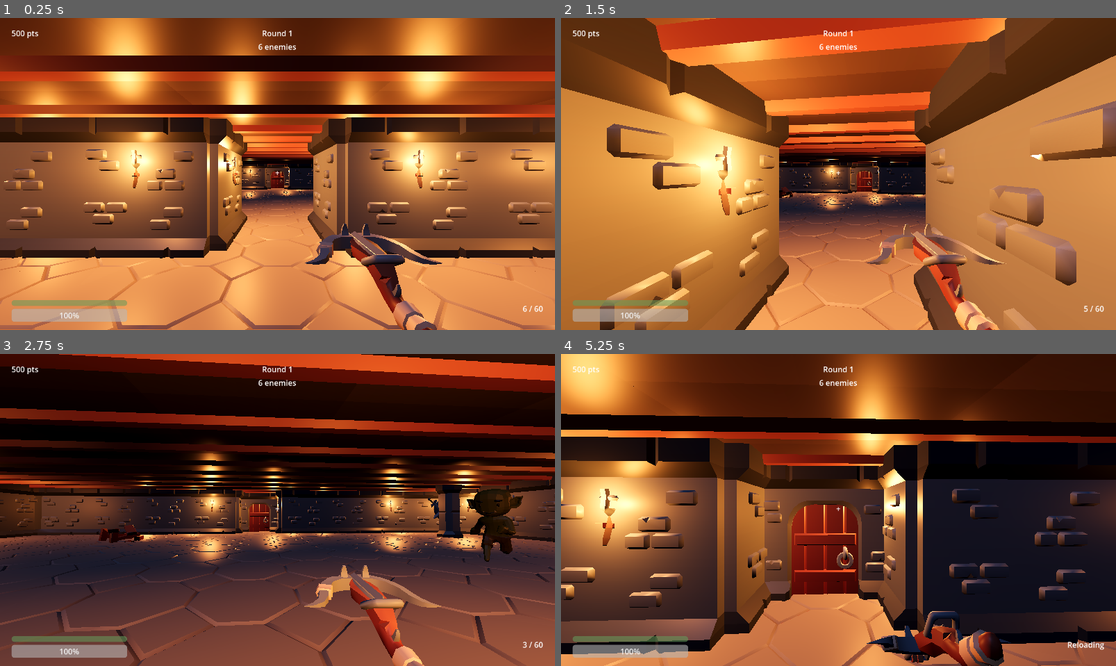
Above: before the commit, frames 1-4 (two rows, left to right).
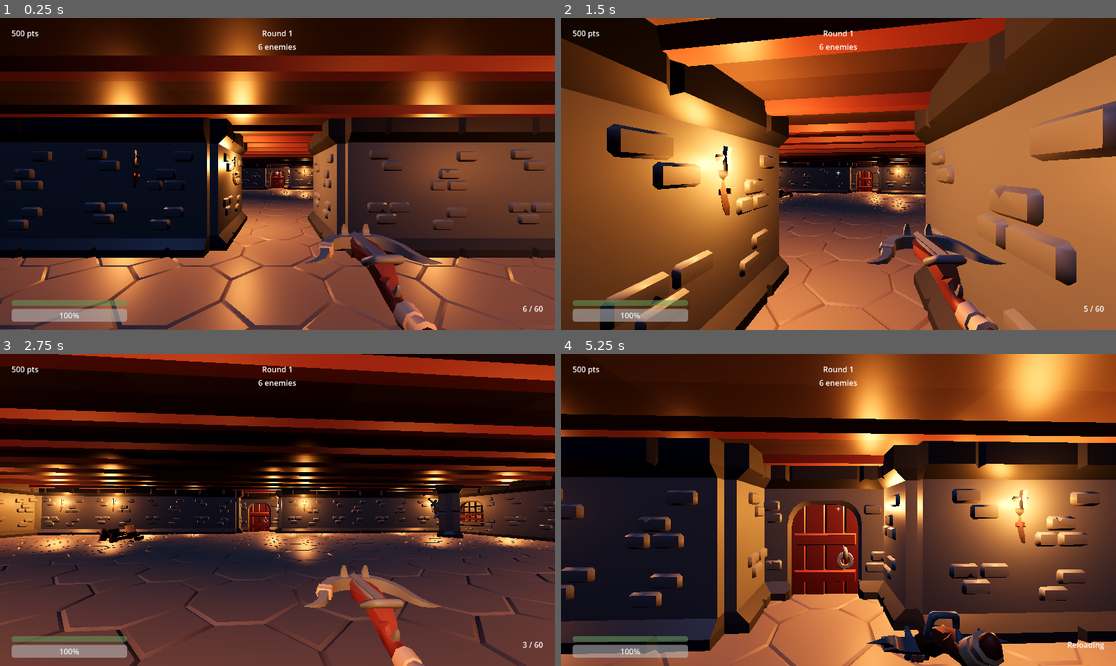
Above: after the commit, the same moments.

Repository: ariesyous/projectbluebean
Game: Godot game, scene res://scenes/world/Arena.tscn
The game is run twice, just before and just after one commit, with the same random seed, the same clock (stepped at 60 frames per second) and the same inputs.
Inputs (mouse positions are in pixels of both pictures, inside the frame that each line leads up to):
- Up to frame 1 (0.25 s): no input
- Up to frame 2 (1.5 s): tap Enter at 0.5 s; move the mouse to (866, 174) at 0.52 s; press the mouse at (866, 174) at 0.53 s; hold W (move_forward) from 0.53 s (still down); tap Space (jump) at 0.77 s; tap F (interact) at 0.8, 1.35 s; move the mouse to (810, 174) at 1.27 s; release the mouse at (810, 174) at 1.28 s
- Up to frame 3 (2.75 s): keep holding W (move_forward); tap Space (jump) at 1.52 s; click (249, 510) at 1.55 s; move the mouse to (288, 503) at 2.02 s; press the mouse at (288, 503) at 2.03 s; tap F (interact) at 2.3 s
- Up to frame 4 (5.25 s): keep holding W (move_forward); move the mouse to (832, 516) at 2.77 s; release the mouse at (832, 516) at 2.78 s; tap F (interact) at 2.85, 3.8 s; tap Space (jump) at 3.02, 3.77, 4.52 s; click (832, 516) at 3.05 s; move the mouse to (877, 513) at 3.52 s; hold V (melee) 3.53-4.28 s; tap R (reload) at 4.15 s; move the mouse to (794, 506) at 4.27 s; tap Shift (sprint) at 4.35 s; click (794, 506) at 4.55 s; move the mouse to (844, 510) at 5.02 s; hold 1 (weapon_1) from 5.03 s (still down); click (844, 510) at 5.17 s

The runs differ from the first frame. In frame 1, 90% of the frame differs, in the area x 0-100%, y 0-100%; in frame 2, 59%; in frame 3, 42%; in frame 4, 70%.

Commit message:
M8 barricades and M9 axe rework

Diff:
--- a/projectbluebean/resources/weapons/axe.tres
+++ b/projectbluebean/resources/weapons/axe.tres
@@ -10,14 +10,14 @@
 fire_sound = ExtResource("3_athrow")
 reload_sound = ExtResource("4_rld")
 display_name = "Throwing Axe"
-damage = 65.0
-fire_rate = 1.5
+damage = 160.0
+fire_rate = 0.65
 mag_size = 1
-reserve_ammo = 10
-reload_time = 0.8
+reserve_ammo = 9
+reload_time = 2.25
 max_range = 100.0
 automatic = false
 projectile = true
 projectile_scene = ExtResource("2_axeproj")
-projectile_speed = 22.0
+projectile_speed = 24.0
 muzzle_color = Color(0.8, 0.8, 0.8, 1)
--- a/projectbluebean/scenes/weapons/Axe.tscn
+++ b/projectbluebean/scenes/weapons/Axe.tscn
@@ -1,10 +1,10 @@
-[gd_scene load_steps=3 format=3]
+[gd_scene format=3 uid="uid://bxtfsgvubd0cv"]
 
-[ext_resource type="Script" path="res://scripts/weapons/axe.gd" id="1_axe"]
-[ext_resource type="PackedScene" path="res://assets/weapons/kaykit/axe_1handed.gltf" id="2_axe"]
+[ext_resource type="Script" uid="uid://c4cmdxuya071h" path="res://scripts/weapons/axe.gd" id="1_axe"]
+[ext_resource type="PackedScene" uid="uid://cmwjdnao6x2ib" path="res://assets/weapons/kaykit/axe_1handed.gltf" id="2_axe"]
 
-[node name="Axe" type="Node3D"]
+[node name="Axe" type="Node3D" unique_id=595259601]
 script = ExtResource("1_axe")
 
-[node name="Model" parent="." instance=ExtResource("2_axe")]
-transform = Transform3D(0.3, 0, 0, 0, 0, -0.3, 0, 0.3, 0, 0, -0.05, -0.15)
+[node name="Model" parent="." unique_id=1874333613 instance=ExtResource("2_axe")]
+transform = Transform3D(0.30945778, 0.1129609, 0.084117346, -0.116585255, 0.31938672, 0, -0.07901754, -0.028843654, 0.32943022, 0.1, -0.22, -0.34)
--- a/projectbluebean/scripts/enemies/orc.gd
+++ b/projectbluebean/scripts/enemies/orc.gd
@@ -5,18 +5,22 @@
 
 const PUNCH_LEN := 0.75
 const DEATH_LEN := 2.0
+const BARRICADE_COLLISION_LAYER := 16
 
 @export var max_health: float = 100.0
 @export var move_speed: float = 3.2
 @export var attack_damage: float = 15.0
 @export var attack_range: float = 1.9
 @export var attack_cooldown: float = 1.2
+@export var barricade_attack_range: float = 1.65
+@export var barricade_attack_cooldown: float = 1.45
 @export var point_reward: int = 60
 @export var blood_color: Color = Color(0.42, 0.025, 0.015, 1.0)
 
 var health: float
 var _attack_timer: float = 0.0
 var _player: Node3D = null
+var _barricade_target: Node = null
 var _dead: bool = false
 var _current_anim: String = ""
 
@@ -26,6 +30,7 @@
 
 func _ready() -> void:
 	add_to_group("orc")
+	collision_mask |= BARRICADE_COLLISION_LAYER
 	health = max_health
 	nav_agent.path_desired_distance = 0.5
 	nav_agent.target_desired_distance = attack_range * 0.75
@@ -39,6 +44,9 @@
 func _acquire_player() -> void:
 	_player = get_tree().get_first_node_in_group("player")
 
+func assign_barricade(barricade: Node) -> void:
+	_barricade_target = barricade
+
 ## Switch looping/idle animation, ignoring repeat calls for the same clip.
 func _play(anim: String) -> void:
 	if _current_anim == anim:
@@ -66,6 +74,12 @@
 
 	if not is_on_floor():
 		velocity += get_gravity() * delta
+
+	if _barricade_target != null and is_instance_valid(_barricade_target):
+		if _barricade_target.has_method("is_broken") and not _barricade_target.is_broken():
+			_update_barricade_attack()
+			return
+		_barricade_target = null
 
 	nav_agent.target_position = _player.global_position
 	var dist := global_position.distance_to(_player.global_position)
@@ -89,6 +103,38 @@
 
 	move_and_slide()
 
+func _update_barricade_attack() -> void:
+	var target_pos := global_position
+	if _barricade_target.has_method("get_orc_attack_position"):
+		target_pos = _barricade_target.get_orc_attack_position()
+	nav_agent.target_position = target_pos
+	var dist := global_position.distance_to(target_pos)
+	if dist <= barricade_attack_range:
+		velocity.x = move_toward(velocity.x, 0.0, move_speed)
+		velocity.z = move_toward(velocity.z, 0.0, move_speed)
+		_face_toward(_barricade_target.global_position)
+		if _attack_timer <= 0.0:
+			_attack_barricade()
+		elif _attack_timer < barricade_attack_cooldown - PUNCH_LEN:
+			_play("Idle")
+	else:
+		var next_point := nav_agent.get_next_path_position()
+		var dir := next_point - global_position
+		dir.y = 0.0
+		dir = dir.normalized()
+		velocity.x = dir.x * move_speed
+		velocity.z = dir.z * move_speed
+		_face_toward(next_point)
+		_play("Run")
+	move_and_slide()
+
+func _attack_barricade() -> void:
+	_attack_timer = barricade_attack_cooldown
+	_play_oneshot("Punch")
+	if _barricade_target != null and is_instance_valid(_barricade_target) \
+			and _barricade_target.has_method("damage_from_orc"):
+		_barricade_target.damage_from_orc(self)
+
 func _face_toward(target: Vector3) -> void:
 	var flat := Vector3(target.x - global_position.x, 0.0, target.z - global_position.z)
 	if flat.length() > 0.05:
--- /dev/null
+++ b/projectbluebean/scripts/interactables/barricade.gd
@@ -0,0 +1,225 @@
+extends Area3D
+class_name Barricade
+## Breakable + repairable window boards for M8 entry points. Orcs damage one
+## board per hit; players repair one board per interact for a small point reward.
+
+const ENTRY_FRAME_SCENE := preload("res://assets/dungeon/KayKit_DungeonRemastered_1.1_FREE/Assets/gltf/wall_archedwindow_gated.gltf")
+const PLAYER_ENTRY_BLOCKER_LAYER := 32
+
+@export var max_boards: int = 5
+@export var repair_reward: int = 10
+@export var repair_time: float = 0.75
+@export var board_width: float = 3.25
+@export var board_spacing: float = 0.32
+@export var board_start_height: float = 0.72
+@export var blocker_height: float = 2.35
+@export var blocker_depth: float = 0.36
+
+var label: String = "Barricade"
+var _intact_boards: int = 0
+var _repairing: bool = false
+var _repair_progress: float = 0.0
+var _boards: Array[MeshInstance3D] = []
+var _board_root: Node3D = null
+var _blocker_shape: CollisionShape3D = null
+var _player_blocker_shape: CollisionShape3D = null
+var _hit_audio: AudioStreamPlayer3D = null
+
+func _ready() -> void:
+	add_to_group("interactable")
+	add_to_group("barricade")
+	collision_layer = 8
+	collision_mask = 0
+	if _board_root == null:
+		_build_visuals()
+	_refresh_state()
+
+## The arena builder calls this after creating the node. `outside_dir` points
+## from the room through the opening toward the orc spawn alcove.
+func setup(entry_label: String, outside_dir: Vector2i) -> void:
+	label = entry_label
+	rotation.y = _yaw_for_dir(outside_dir)
+	_build_visuals()
+	_intact_boards = max_boards
+	_refresh_state()
+
+func get_prompt() -> String:
+	if _intact_boards >= max_boards:
+		return ""
+	if _repairing:
+		return "Repairing %s..." % label
+	return "Hold [F]  Repair %s   (+%d pts)" % [label, repair_reward]
+
+func uses_hold_interact() -> bool:
+	return true
+
+func hold_interact(_player: Node, delta: float) -> void:
+	if _intact_boards >= max_boards:
+		_cancel_repair()
+		return
+	if not _repairing:
+		_repairing = true
+		_repair_progress = 0.0
+		_play_hit_feedback(-0.035)
+	_repair_progress += delta
+	if _repair_progress >= repair_time:
+		_complete_repair_board()
+
+func cancel_hold_interact() -> void:
+	_cancel_repair()
+
+func get_interact_progress() -> float:
+	if not _repairing:
+		return 0.0
+	return clampf(_repair_progress / maxf(repair_time, 0.01), 0.0, 1.0)
+
+func interact(player: Node) -> void:
+	hold_interact(player, repair_time)
+
+func _complete_repair_board() -> void:
+	_repair_progress = 0.0
+	if not is_inside_tree() or _intact_boards >= max_boards:
+		_cancel_repair()
+		return
+	_intact_boards += 1
+	Economy.add_points(repair_reward)
+	_refresh_state()
+	_play_hit_feedback(-0.06)
+	if _intact_boards >= max_boards:
+		_repairing = false
+
+func _cancel_repair() -> void:
+	_repairing = false
+	_repair_progress = 0.0
+
+func is_broken() -> bool:
+	return _intact_boards <= 0
+
+func damage_from_orc(_orc: Node) -> void:
+	if _intact_boards <= 0:
+		return
+	_intact_boards -= 1
+	_refresh_state()
+	_play_hit_feedback(0.12)
+
+func get_orc_attack_position() -> Vector3:
+	return global_position + global_transform.basis.z * 1.15 + Vector3(0.0, 0.05, 0.0)
+
+func _build_visuals() -> void:
+	for child in get_children():
+		remove_child(child)
+		child.free()
+	_boards.clear()
+	_blocker_shape = null
+	_player_blocker_shape = null
+	_hit_audio = null
+
+	var area_shape := CollisionShape3D.new()
+	area_shape.name = "InteractShape"
+	var area_box := BoxShape3D.new()
+	area_box.size = Vector3(board_width + 0.55, blocker_height + 0.35, 1.35)
+	area_shape.shape = area_box
+	area_shape.position = Vector3(0.0, blocker_height * 0.5, 0.0)
+	add_child(area_shape)
+
+	var blocker := StaticBody3D.new()
+	blocker.name = "Blocker"
+	blocker.collision_layer = 16   # movement-only barricade layer; weapon rays ignore it
+	blocker.collision_mask = 0
+	add_child(blocker)
+	_blocker_shape = CollisionShape3D.new()
+	_blocker_shape.name = "BlockerShape"
+	var blocker_box := BoxShape3D.new()
+	blocker_box.size = Vector3(board_width, blocker_height, blocker_depth)
+	_blocker_shape.shape = blocker_box
+	_blocker_shape.position = Vector3(0.0, blocker_height * 0.5, 0.0)
+	blocker.add_child(_blocker_shape)
+
+	var player_blocker := StaticBody3D.new()
+	player_blocker.name = "PlayerEntryBlocker"
+	player_blocker.collision_layer = PLAYER_ENTRY_BLOCKER_LAYER
+	player_blocker.collision_mask = 0
+	add_child(player_blocker)
+	_player_blocker_shape = CollisionShape3D.new()
+	_player_blocker_shape.name = "PlayerEntryBlockerShape"
+	var player_blocker_box := BoxShape3D.new()
+	player_blocker_box.size = Vector3(board_width, blocker_height + 0.55, blocker_depth)
+	_player_blocker_shape.shape = player_blocker_box
+	_player_blocker_shape.position = Vector3(0.0, blocker_height * 0.5, 0.0)
+	player_blocker.add_child(_player_blocker_shape)
+
+	var entry_frame := ENTRY_FRAME_SCENE.instantiate() as Node3D
+	if entry_frame != null:
+		entry_frame.name = "EnemyEntryFrame"
+		add_child(entry_frame)
+		entry_frame.position = Vector3(0.0, 0.0, 0.08)
+		_disable_collision_nodes(entry_frame)
+
+	_board_root = Node3D.new()
+	_board_root.name = "Boards"
+	add_child(_board_root)
+	var mat := StandardMaterial3D.new()
+	mat.albedo_color = Color(0.45, 0.27, 0.13)
+	mat.roughness = 0.9
+	for i in range(max_boards):
+		var board := MeshInstance3D.new()
+		board.name = "Board%d" % (i + 1)
+		var mesh := BoxMesh.new()
+		mesh.size = Vector3(board_width, 0.18, 0.16)
+		mesh.material = mat
+		board.mesh = mesh
+		_board_root.add_child(board)
+		board.position = Vector3(0.0, board_start_height + float(i) * board_spacing, 0.0)
+		board.rotation.z = deg_to_rad(-7.0 + float(i % 3) * 7.0)
+		_boards.append(board)
+
+	_hit_audio = AudioStreamPlayer3D.new()
+	_hit_audio.name = "WoodHit"
+	_hit_audio.stream = load("res://assets/sounds/impact.wav")
+	_hit_audio.unit_size = 4.0
+	_hit_audio.volume_db = -4.0
+	add_child(_hit_audio)
+	_hit_audio.position = Vector3(0.0, 1.25, 0.0)
+
+func _disable_collision_nodes(root: Node) -> void:
+	var stack: Array = [root]
+	while not stack.is_empty():
+		var n: Node = stack.pop_back() as Node
+		if n == null:
+			continue
+		var body := n as CollisionObject3D
+		if body != null:
+			body.collision_layer = 0
+			body.collision_mask = 0
+		for child in n.get_children():
+			stack.push_back(child)
+
+func _refresh_state() -> void:
+	if _intact_boards <= 0:
+		_intact_boards = 0
+	if _intact_boards > max_boards:
+		_intact_boards = max_boards
+	for i in range(_boards.size()):
+		_boards[i].visible = i < _intact_boards
+	if _blocker_shape != null:
+		_blocker_shape.disabled = _intact_boards <= 0
+
+func _play_hit_feedback(z_offset: float) -> void:
+	if _hit_audio != null:
+		_hit_audio.pitch_scale = randf_range(0.82, 1.08)
+		_hit_audio.play()
+	if _board_root == null or not is_inside_tree():
+		return
+	_board_root.position = Vector3.ZERO
+	var tween := create_tween()
+	tween.tween_property(_board_root, "position", Vector3(0.0, 0.0, z_offset), 0.045)
+	tween.tween_property(_board_root, "position", Vector3.ZERO, 0.095)
+
+func _yaw_for_dir(dir: Vector2i) -> float:
+	if dir == Vector2i(1, 0):
+		return PI * 0.5
+	if dir == Vector2i(0, -1):
+		return PI
+	if dir == Vector2i(-1, 0):
+		return -PI * 0.5
+	return 0.0
--- a/projectbluebean/scripts/player/player.gd
+++ b/projectbluebean/scripts/player/player.gd
@@ -32,6 +32,8 @@
 const STAMINA_SPEED_MULT := 1.35       ## Stamin-Up: faster movement
 const SPEED_COLA_RELOAD_MULT := 0.5    ## Speed Cola: reload_time multiplier (<1 = faster)
 const DOUBLE_TAP_FIRE_MULT := 1.5      ## Double Tap: fire_rate multiplier (>1 = faster)
+const BARRICADE_COLLISION_LAYER := 16   ## movement blocker ignored by weapon rays
+const PLAYER_ENTRY_BLOCKER_LAYER := 32  ## keeps player out of enemy spawn alcoves
 
 signal health_changed(current: float, maximum: float)
 signal weapon_changed(weapon: Node)
@@ -68,6 +70,7 @@
 
 func _ready() -> void:
 	add_to_group("player")
+	collision_mask |= BARRICADE_COLLISION_LAYER | PLAYER_ENTRY_BLOCKER_LAYER
 	health = max_health
 	Input.mouse_mode = Input.MOUSE_MODE_CAPTURED
 	_register_starting_weapons()
@@ -225,7 +228,7 @@
 	move_and_slide()
 
 	_handle_weapon_input()
-	_update_interaction()
+	_update_interaction(delta)
 	_update_health_regen(delta)
 	_update_weapon_visuals(delta)
 
@@ -304,18 +307,32 @@
 			and Input.is_action_pressed("fire"):
 		_current_weapon.try_fire()
 
-func _update_interaction() -> void:
+func _update_interaction(delta: float) -> void:
 	var target = null
 	if interact_ray.is_colliding():
 		var collider = interact_ray.get_collider()
 		if collider and collider.is_in_group("interactable"):
 			target = collider
 	if target != _current_interactable:
+		_cancel_current_hold_interact()
 		_current_interactable = target
 		interact_target_changed.emit(target)
-	if _current_interactable != null and Input.is_action_just_pressed("interact"):
-		if _current_interactable.has_method("interact"):
-			_current_interactable.interact(self)
+	if _current_interactable == null:
+		return
+	var hold_target: bool = _current_interactable.has_method("uses_hold_interact") \
+		and _current_interactable.uses_hold_interact()
+	if hold_target:
+		if Input.is_action_pressed("interact") and _current_interactable.has_method("hold_interact"):
+			_current_interactable.hold_interact(self, delta)
+		elif _current_interactable.has_method("cancel_hold_interact"):
+			_current_interactable.cancel_hold_interact()
+	elif Input.is_action_just_pressed("interact") and _current_interactable.has_method("interact"):
+		_current_interactable.interact(self)
+
+func _cancel_current_hold_interact() -> void:
+	if _current_interactable != null and is_instance_valid(_current_interactable) \
+			and _current_interactable.has_method("cancel_hold_interact"):
+		_current_interactable.cancel_hold_interact()
 
 func _update_health_regen(delta: float) -> void:
 	_time_since_damage += delta
--- a/projectbluebean/scripts/systems/arena.gd
+++ b/projectbluebean/scripts/systems/arena.gd
@@ -4,6 +4,7 @@
 
 const ORC_SCENE := preload("res://scenes/enemies/Orc.tscn")
 const DungeonAmbience := preload("res://scripts/fx/dungeon_ambience.gd")
+const BarricadeScript := preload("res://scripts/interactables/barricade.gd")
 
 # Dungeon geometry: KayKit Dungeon Remastered, built on a 4-unit grid.
 const KIT := "res://assets/dungeon/KayKit_DungeonRemastered_1.1_FREE/Assets/gltf/"
@@ -27,6 +28,7 @@
 var _between_round_left: float = 0.0
 var _round_active: bool = false
 var _floor_cells: Dictionary = {}
+var _entry_points: Array = []
 var _prop_collision: StaticBody3D = null
 
 func _ready() -> void:
@@ -108,6 +110,7 @@
 	_build_corner_pillars(props)
 	_place_dungeon_props(props)
 	_decorate_buyable_door()
+	_create_barricade_entries()
 
 func _start_ambient_audio() -> void:
 	var ambience := DungeonAmbience.new()
@@ -205,6 +208,34 @@
 	# 2 units to stand on the floor. Default yaw spans x and blocks the z corridor.
 	model.position = Vector3(0.0, -2.0, 0.0)
 
+func _create_barricade_entries() -> void:
+	_entry_points.clear()
+	var root := Node3D.new()
+	root.name = "EntryPoints"
+	add_child(root)
+	_add_barricade_entry(root, "Start Window", Vector2i(0, 6), Vector2i(0, 1))
+	_add_barricade_entry(root, "East Breach", Vector2i(4, -2), Vector2i(1, 0))
+	_add_barricade_entry(root, "West Breach", Vector2i(-4, 2), Vector2i(-1, 0))
+
+func _add_barricade_entry(root: Node3D, entry_label: String, cell: Vector2i, dir: Vector2i) -> void:
+	var outside := Vector3(float(dir.x), 0.0, float(dir.y))
+	var pos := Vector3(
+		float(cell.x) * TILE + outside.x * TILE * 0.5,
+		0.0,
+		float(cell.y) * TILE + outside.z * TILE * 0.5
+	)
+	var barricade := BarricadeScript.new() as Barricade
+	if barricade == null:
+		return
+	barricade.name = entry_label.replace(" ", "")
+	root.add_child(barricade)
+	barricade.global_position = pos
+	barricade.setup(entry_label, dir)
+	_entry_points.append({
+		"barricade": barricade,
+		"spawn_position": pos + outside * (TILE * 0.5),
+	})
+
 ## Lift the dark dungeon a touch now that a ceiling encloses it, keeping the mood
 ## while making orc silhouettes readable during kiting.
 func _tune_environment() -> void:
@@ -302,7 +333,15 @@
 	_add_room(Rect2i(-4, -2, 9, 5))    # Room B (combat)
 	_floor_cells[Vector2i(0, 3)] = true     # corridor A <-> B
 	_floor_cells[Vector2i(0, -3)] = true    # buyable door into the vault loop
+	_add_barricade_alcoves()
 	_add_vault_loop()
+
+func _add_barricade_alcoves() -> void:
+	# One-cell entry alcoves behind repairable boards. They are part of the
+	# navmesh so orcs can route through naturally once the boards are broken.
+	_floor_cells[Vector2i(0, 7)] = true
+	_floor_cells[Vector2i(5, -2)] = true
+	_floor_cells[Vector2i(-5, 2)] = true
 
 func _add_vault_loop() -> void:
 	# A gated ring for late-round kiting. Only the centre top cell touches the
@@ -379,16 +418,28 @@
 func _spawn_orc() -> void:
 	if _alive_orcs() >= max_alive:
 		return
-	var points := spawn_points.get_children()
-	if points.is_empty():
-		return
-	var marker: Node3D = points[randi() % points.size()]
 	var orc: Node3D = ORC_SCENE.instantiate()
 	var round_index := float(GameState.current_round - 1)
 	orc.set("max_health", float(orc.get("max_health")) * (1.0 + health_scale_per_round * round_index))
 	orc.set("move_speed", float(orc.get("move_speed")) * (1.0 + speed_scale_per_round * round_index))
 	enemies.add_child(orc)
-	orc.global_position = marker.global_position
+
+	if not _entry_points.is_empty():
+		var entry: Dictionary = _entry_points[randi() % _entry_points.size()]
+		var spawn_position: Vector3 = entry.get("spawn_position", Vector3.ZERO)
+		var barricade: Node = entry.get("barricade", null) as Node
+		orc.global_position = spawn_position
+		if barricade != null and is_instance_valid(barricade) and barricade.has_method("is_broken") \
+				and not barricade.is_broken() and orc.has_method("assign_barricade"):
+			orc.assign_barricade(barricade)
+	else:
+		var points := spawn_points.get_children()
+		if points.is_empty():
+			orc.queue_free()
+			return
+		var marker: Node3D = points[randi() % points.size()]
+		orc.global_position = marker.global_position
+
 	_remaining_to_spawn -= 1
 	_update_round_status()
 
--- a/projectbluebean/scripts/ui/hud.gd
+++ b/projectbluebean/scripts/ui/hud.gd
@@ -21,11 +21,13 @@
 var _tracked_weapon: Node = null
 var _last_ammo := Vector2i.ZERO
 var _hit_marker_time: float = 0.0
+var _repair_progress_label: Label = null
 
 func _ready() -> void:
 	game_over.visible = false
 	prompt_label.visible = false
 	hit_marker.visible = false
+	_create_repair_progress_label()
 	Economy.points_changed.connect(_on_points_changed)
 	GameState.player_died.connect(_on_player_died)
 	GameState.round_changed.connect(_on_round_changed)
@@ -62,6 +64,47 @@
 		prompt_label.visible = text != ""
 	else:
 		prompt_label.visible = false
+	_update_repair_progress()
+
+func _create_repair_progress_label() -> void:
+	_repair_progress_label = Label.new()
+	_repair_progress_label.name = "RepairProgress"
+	_repair_progress_label.visible = false
+	_repair_progress_label.modulate = Color(0.95, 0.82, 0.45, 0.95)
+	_repair_progress_label.add_theme_font_size_override("font_size", 30)
+	_repair_progress_label.anchor_left = 0.5
+	_repair_progress_label.anchor_top = 0.5
+	_repair_progress_label.anchor_right = 0.5
+	_repair_progress_label.anchor_bottom = 0.5
+	_repair_progress_label.offset_left = -24.0
+	_repair_progress_label.offset_top = 102.0
+	_repair_progress_label.offset_right = 24.0
+	_repair_progress_label.offset_bottom = 142.0
+	_repair_progress_label.horizontal_alignment = HORIZONTAL_ALIGNMENT_CENTER
+	_repair_progress_label.vertical_alignment = VERTICAL_ALIGNMENT_CENTER
+	$Root.add_child(_repair_progress_label)
+
+func _update_repair_progress() -> void:
+	if _repair_progress_label == null:
+		return
+	if _target == null or not is_instance_valid(_target) or not _target.has_method("get_interact_progress"):
+		_repair_progress_label.visible = false
+		return
+	var progress: float = _target.get_interact_progress()
+	if progress <= 0.0:
+		_repair_progress_label.visible = false
+		return
+	_repair_progress_label.visible = true
+	if progress < 0.25:
+		_repair_progress_label.text = "○"
+	elif progress < 0.5:
+		_repair_progress_label.text = "◔"
+	elif progress < 0.75:
+		_repair_progress_label.text = "◑"
+	elif progress < 0.98:
+		_repair_progress_label.text = "◕"
+	else:
+		_repair_progress_label.text = "●"
 
 func _on_health_changed(current: float, maximum: float) -> void:
 	health_bar.max_value = maximum
--- a/projectbluebean/scripts/weapons/axe.gd
+++ b/projectbluebean/scripts/weapons/axe.gd
@@ -1,7 +1,29 @@
 extends Weapon
 ## Throwing Axe: a heavy throwable weapon that arcs due to gravity.
+
+const OVERHAND_UP_BIAS := 0.18
+const THROW_RIGHT_OFFSET := 0.22
+const THROW_DOWN_OFFSET := -0.12
 
 func _ready() -> void:
 	if data == null:
 		data = load("res://resources/weapons/axe.tres")
 	super()
+
+func _spawn_projectile() -> void:
+	var cam := get_viewport().get_camera_3d()
+	if cam == null or data == null or data.projectile_scene == null:
+		return
+	var forward := (-cam.global_transform.basis.z).normalized()
+	var direction := (forward + Vector3.UP * OVERHAND_UP_BIAS).normalized()
+	var projectile := data.projectile_scene.instantiate() as Node3D
+	if projectile == null:
+		return
+	if projectile.has_method("setup"):
+		projectile.setup(direction, data.damage, data.max_range, data.projectile_speed, data.muzzle_color)
+	get_tree().current_scene.add_child(projectile)
+	var spawn_pos := cam.global_position + forward * 0.55 \
+		+ cam.global_transform.basis.x * THROW_RIGHT_OFFSET \
+		+ Vector3.UP * THROW_DOWN_OFFSET
+	projectile.global_position = spawn_pos
+	projectile.look_at(projectile.global_position + direction, Vector3.UP)
--- a/projectbluebean/scripts/weapons/axe_projectile.gd
+++ b/projectbluebean/scripts/weapons/axe_projectile.gd
@@ -4,7 +4,8 @@
 var _velocity: Vector3 = Vector3.ZERO
 var _distance_travelled: float = 0.0
 var max_range: float = 100.0
-var gravity: float = 18.0
+var gravity: float = 20.0
+var spin_rate: float = 16.0
 
 @onready var model: Node3D = $Model
 
@@ -12,6 +13,10 @@
 	_velocity = direction.normalized() * shot_speed
 	damage = shot_damage
 	max_range = shot_range
+
+func _ready() -> void:
+	if model != null:
+		model.rotation = Vector3(deg_to_rad(90.0), 0.0, deg_to_rad(-18.0))
 
 func _physics_process(delta: float) -> void:
 	if _velocity == Vector3.ZERO:
@@ -36,7 +41,7 @@
 		global_position = to
 		_distance_travelled += step_dist
 		if model != null:
-			model.rotate_x(18.0 * delta)
+			model.rotate_object_local(Vector3.RIGHT, spin_rate * delta)
 		return
 
 	var point: Vector3 = hit.get("position", to)
Not shown, added: projectbluebean/scripts/interactables/barricade.gd.uid
Not shown, changed: AGENTS.md
